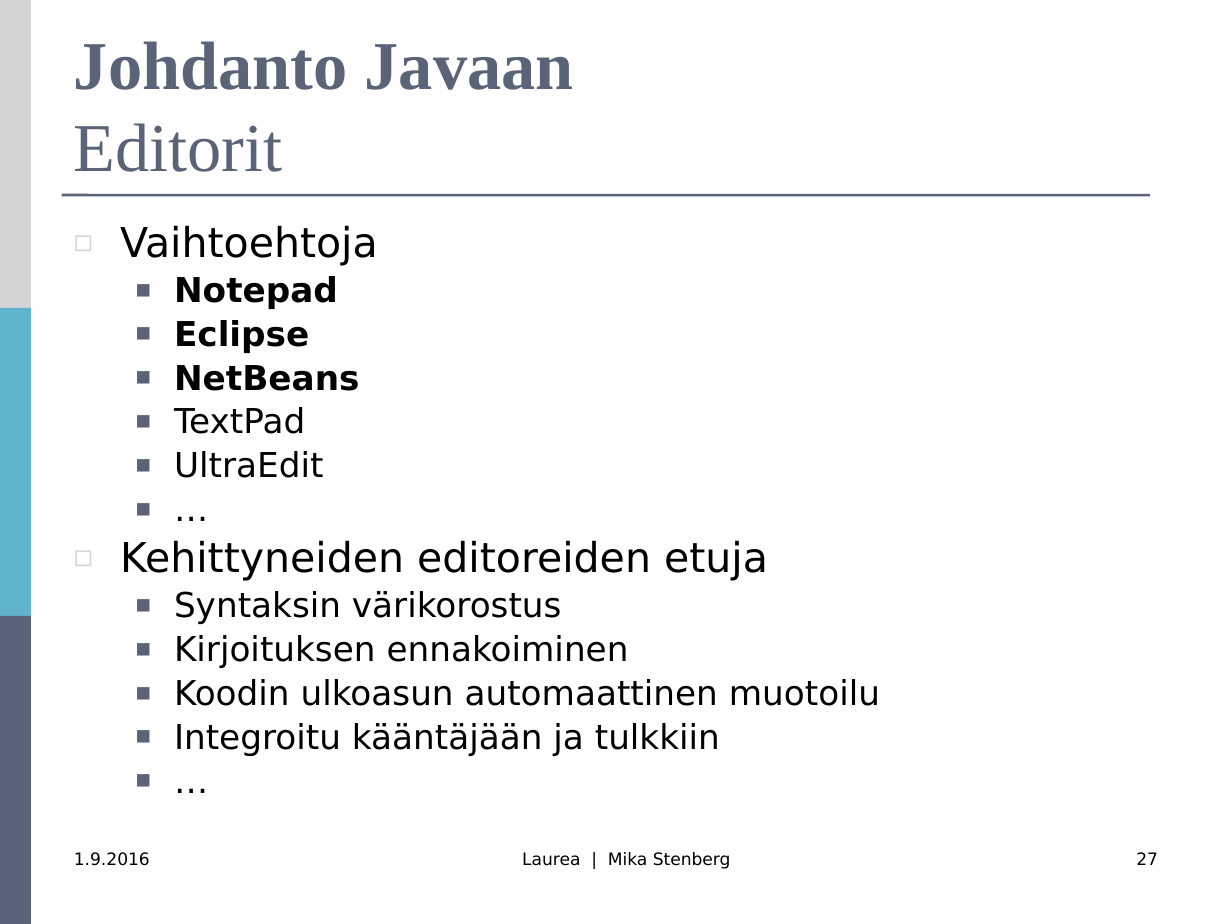
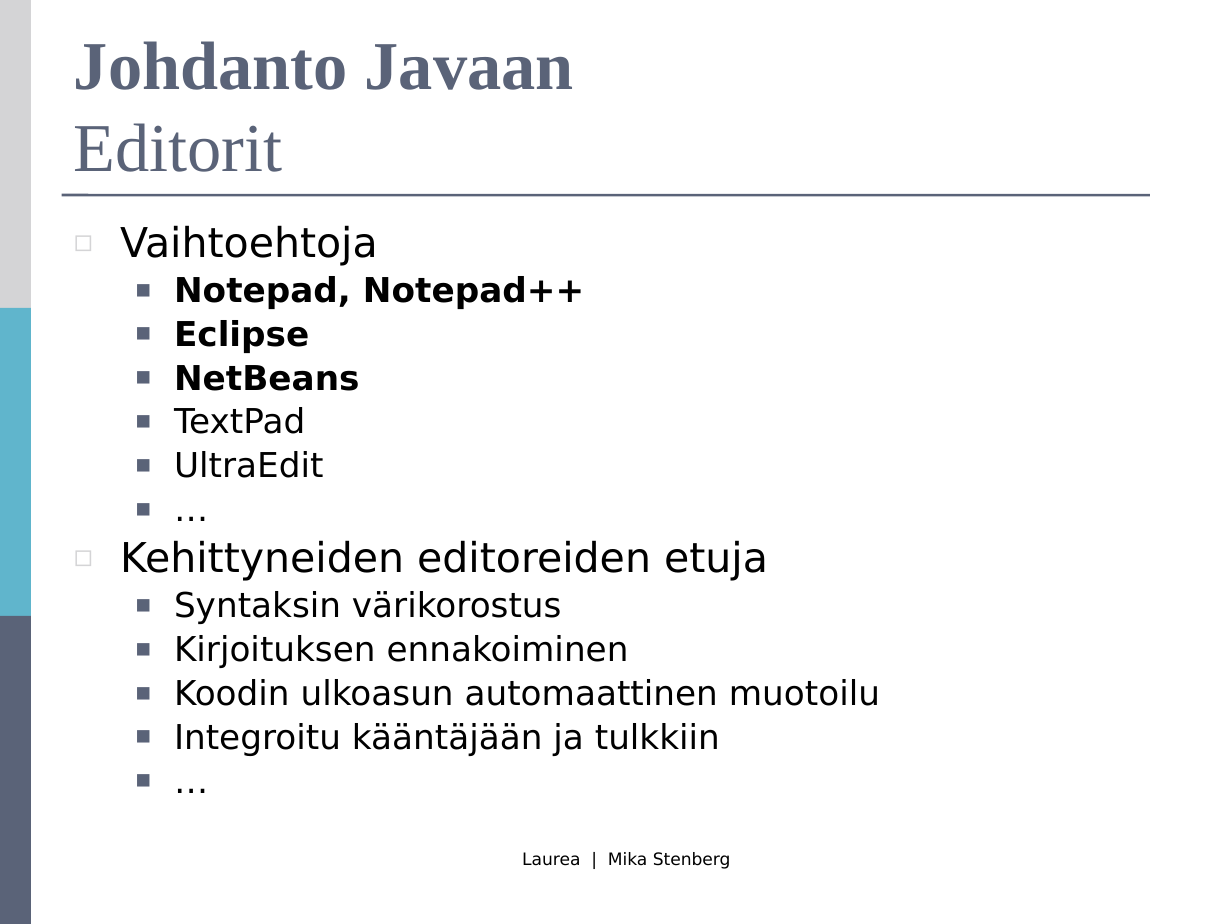
Before and after one commit to mjstenbe/OO_2017, a slide deck: slide 27 of Lecture materials (Antonius)/R0027-Luento-1-Intro.pptx. Drawn at 1232x924 pixels with LibreOffice and Linux fonts; fonts in the diff are those of the drawing. Boxes give left, top, right and bottom in pixels: in the first picture for what was removed or moved away, otherwise in the second. Text is boxed around its words. In the diff, an @@ line names an element or a change of style, - is before the commit and + after.

```diff
--- a/Lecture materials (Antonius)/R0027-Luento-1-Intro.pptx
+++ b/Lecture materials (Antonius)/R0027-Luento-1-Intro.pptx
@@ text at (174,276,584,309): text changed @@
-  ■ Notepad
+  ■ Notepad, Notepad++
@@ text removed at (74,852,150,866) @@
-1.9.2016
@@ page number removed at (1136,852,1158,865) @@
-27
```
Also in this commit, not shown: 32 other slides changed, 5 other files.
